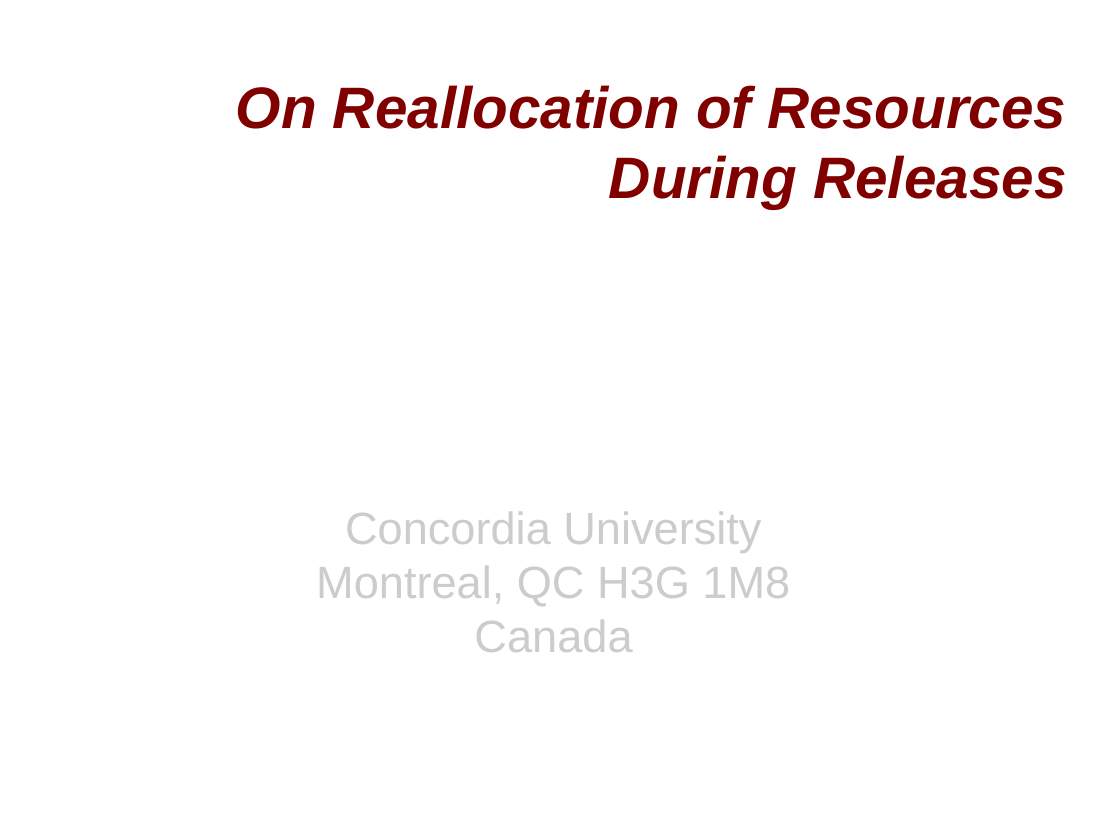
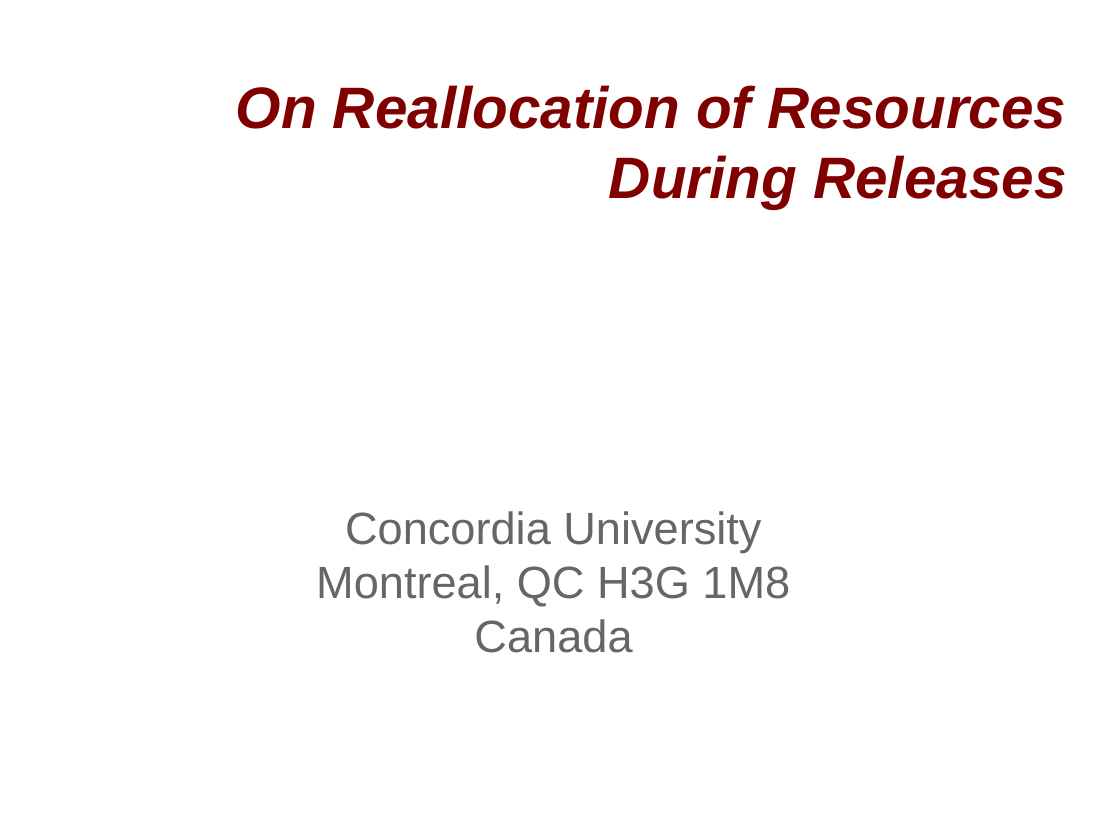
Before and after one commit to tajmilur-rahman/SOEN691D, a slide deck: slide 1 of presentation/research/paper1.odp. Drawn at 1120x840 pixels with LibreOffice and Linux fonts; fonts in the diff are those of the drawing; background and template pictures are left out. Boxes give left, top, right and bottom in pixels: in the first picture for what was removed or moved away, otherwise in the second. Text is boxed around its words. In the diff, an @@ line names an element or a change of style, - is before the commit and + after.

```diff
--- a/presentation/research/paper1.odp
+++ b/presentation/research/paper1.odp
@@ subtitle at [316,511,790,653]: text colour #CCCCCC to #666666 in "Concordia University", "Montreal, QC H3G 1M8", "Canada" @@
```
Also in this commit, not shown: 9 other slides changed, 6 slides added, 4 slides removed.
